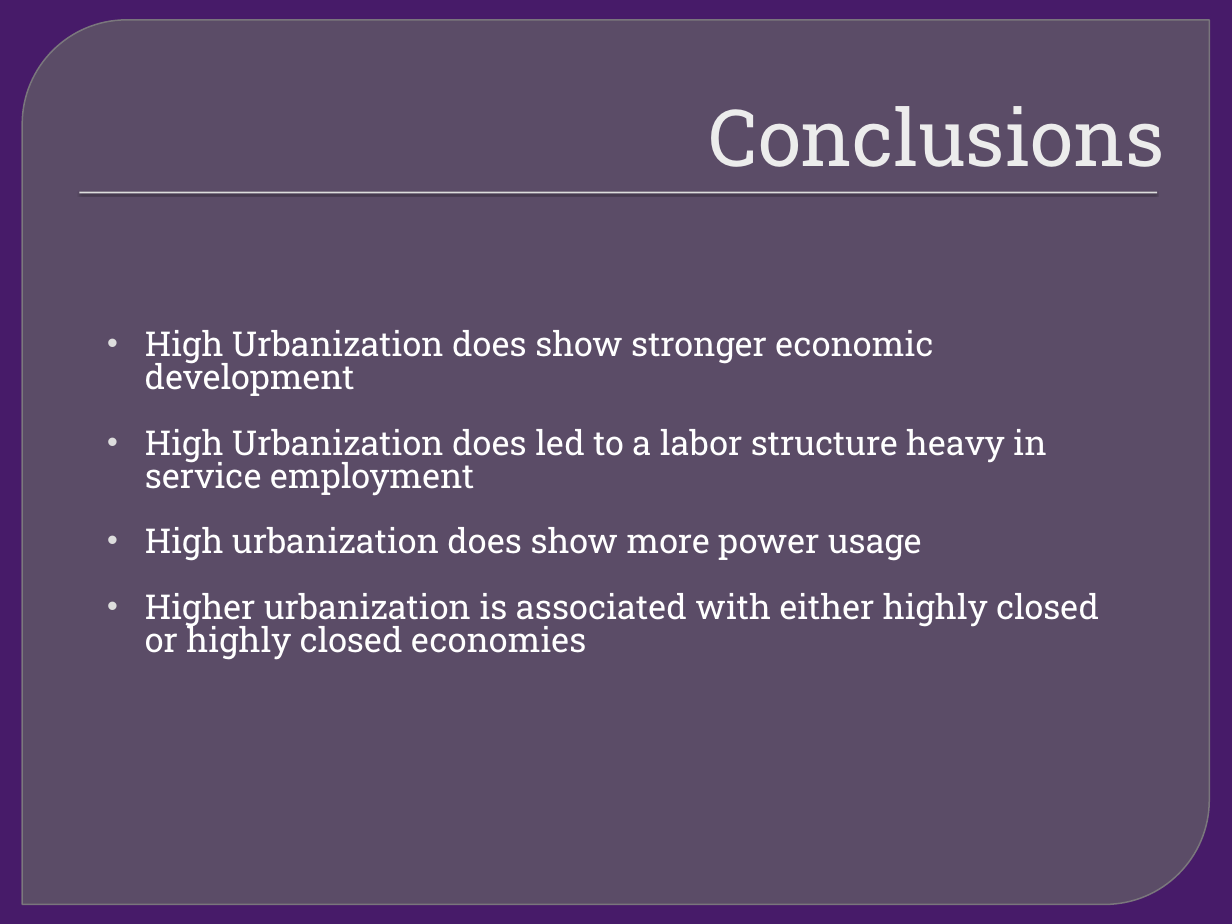
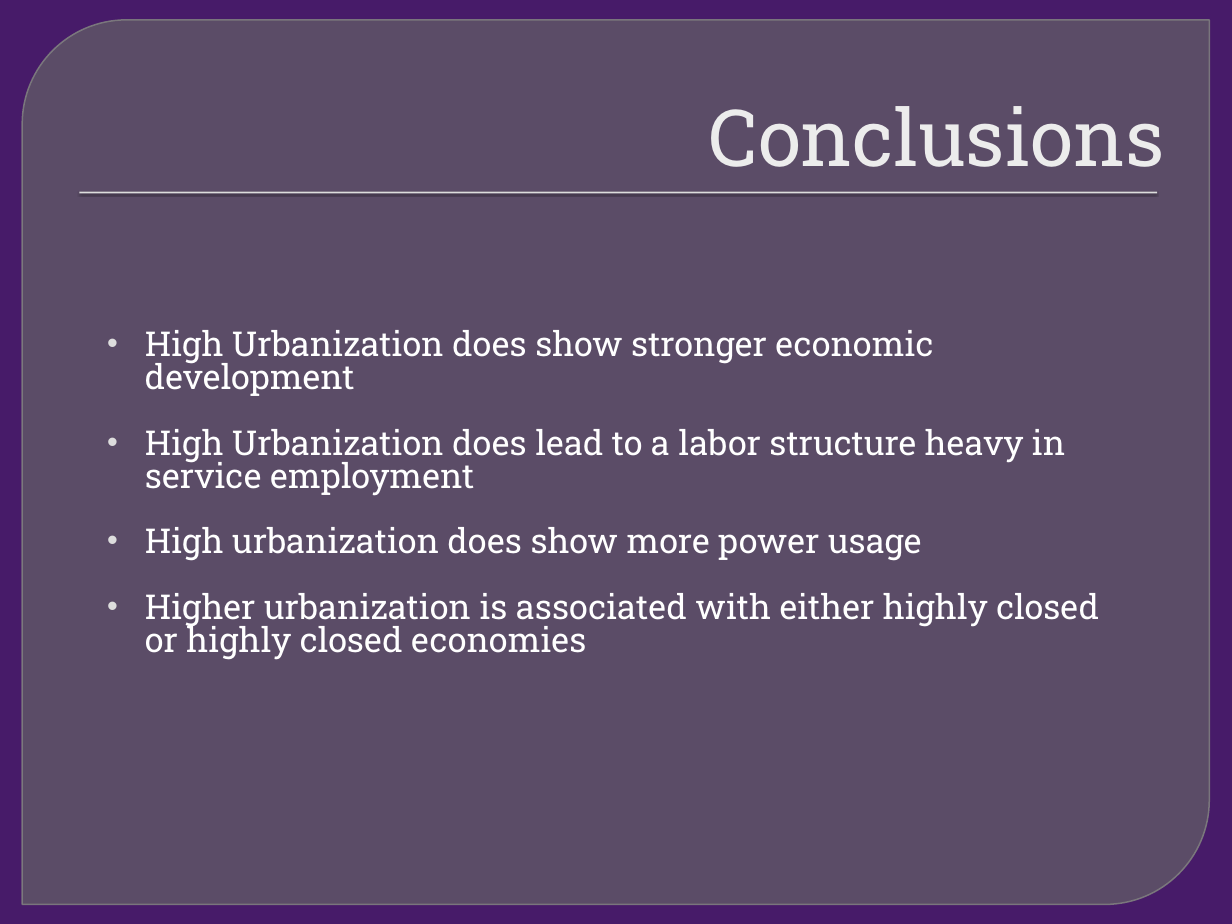
Before and after one commit to margaretmf/margaretmf.github.io, a slide deck: slide 14 of urbanization-g20-members.pptx. Drawn at 1232x924 pixels with LibreOffice and Linux fonts; fonts in the diff are those of the drawing. Boxes give left, top, right and bottom in pixels: in the first picture for what was removed or moved away, otherwise in the second. Text is boxed around its words. In the diff, an @@ line names an element or a change of style, - is before the commit and + after.

```diff
--- a/urbanization-g20-members.pptx
+++ b/urbanization-g20-members.pptx
@@ text at <box>145,429,1065,496</box>: text changed @@
-  • High Urbanization does led to a labor structure heavy in service employment
+  • High Urbanization does lead to a labor structure heavy in service employment
```
